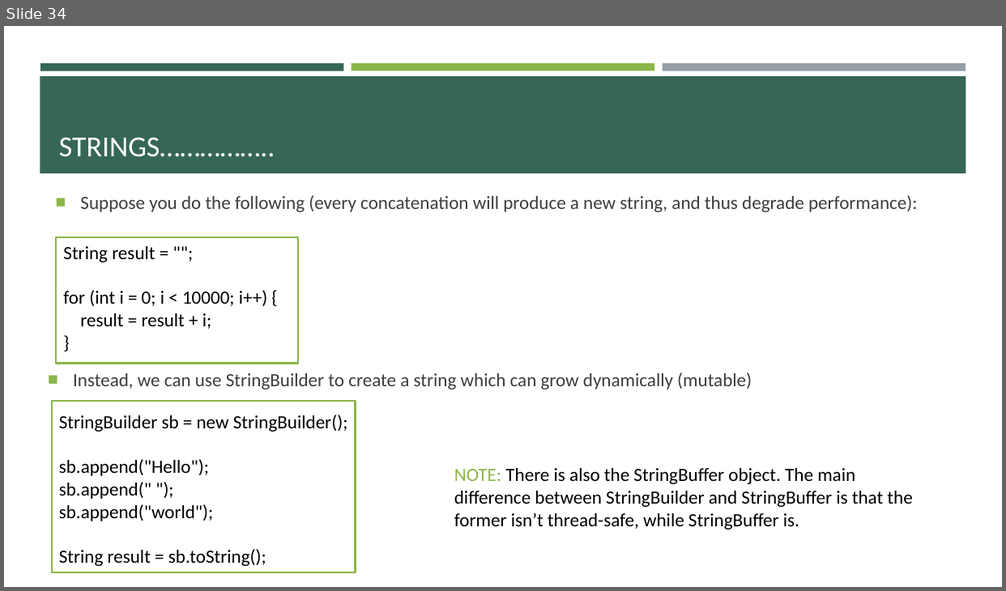
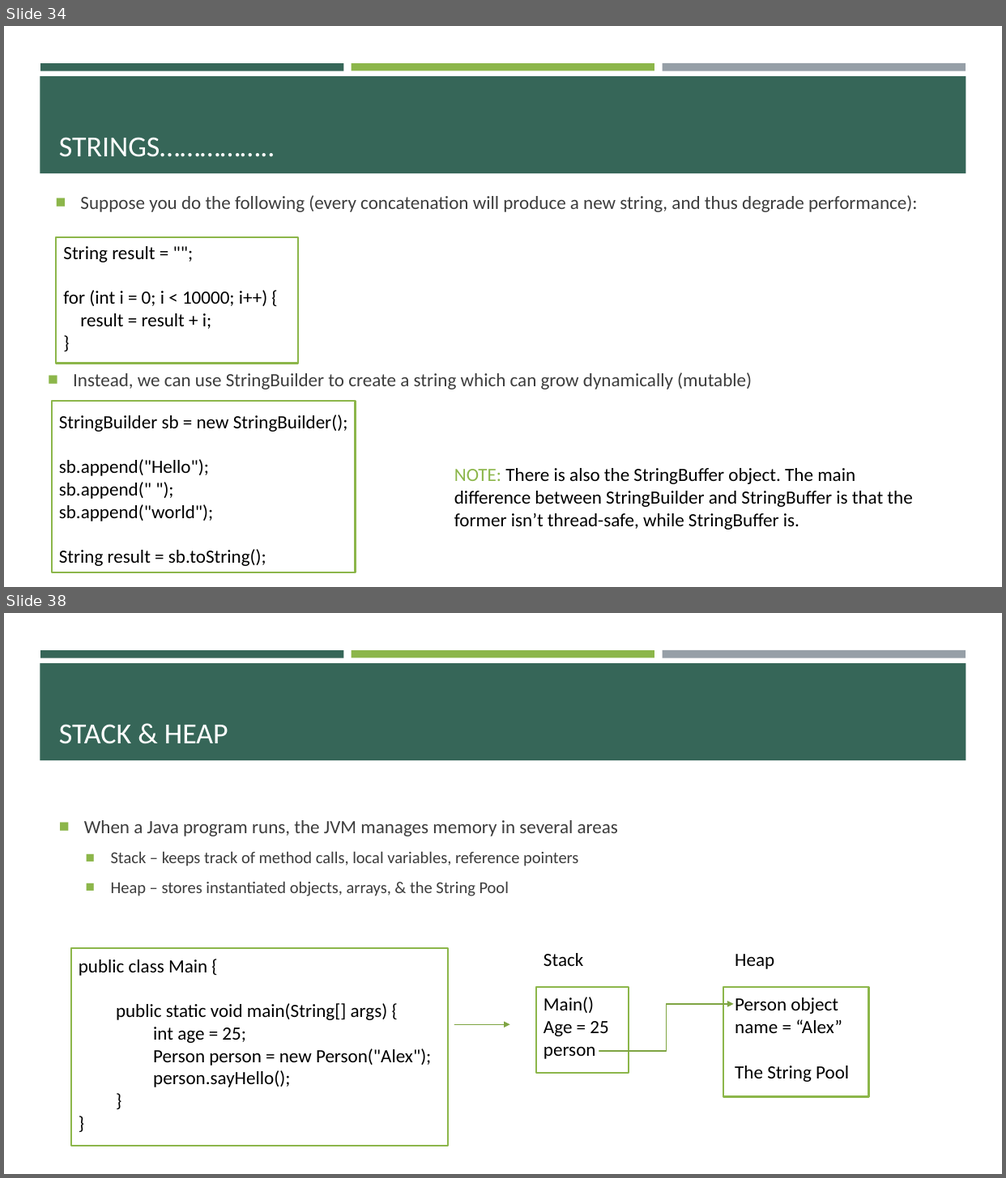
Before and after one commit to e-m-wilson/java-fs, a slide deck: Week_2/Core_Java.pptx. Shown one above the other, each under a label of ours: slide 34 before the commit, slides 34 and 38 after it; the slides between them are not shown. The pictures are 1006x591 and 1006x1178 pixels, drawn with LibreOffice and Linux fonts; fonts in the diff are those of the drawing. Boxes give left, top, right and bottom in pixels: in the first picture for what was removed or moved away, otherwise in the second. Text is boxed around its words. In the diff, an @@ line names an element or a change of style, - is before the commit and + after.

```diff
--- a/Week_2/Core_Java.pptx
+++ b/Week_2/Core_Java.pptx
@@ slide 38 added at (4,613,1002,1174), background #FFFFFF; not listed: 4 template elements that a slide beside it also shows @@
@@ title added at (59,724,228,744), 28 pt, text #FFFFFF @@
+STACK & HEAP
@@ text added at (84,820,618,897), 16 pt, text #3D3D3D @@
+■ When a Java program runs, the JVM manages memory in several areas
+  ■ Stack – keeps track of method calls, local variables, reference pointers
+  ■ Heap – stores instantiated objects, arrays, & the String Pool
@@ rectangle added at (71,948,449,1146), outline #8CB64A 1.75 pt @@
@@ text added at (79,960,431,1088), 18 pt, text #000000 @@
+public class Main {
+  public static void main(String[] args) {
+    int age = 25;
+    Person person = new Person("Alex");
+    person.sayHello();
+  }
+}
@@ text added at (543,953,608,1059), 18 pt, text #000000 @@
+Stack
+Main()
+Age = 25
+person
@@ text added at (735,954,849,1082), 18 pt, text #000000 @@
+Heap
+Person object
+name = “Alex”
+The String Pool
@@ rectangle added at (536,987,629,1072), outline #8CB64A 1.75 pt @@
@@ rectangle added at (723,987,868,1097), outline #8CB64A 1.75 pt @@
@@ arrow added from (454, 1024) to (510, 1024), #7EA442 1 pt @@
@@ elbow arrow added from (599, 1052) to (734, 1004), #7EA442 1 pt @@
```
Also in this commit, not shown: 12 other slides added, 6 other files.
